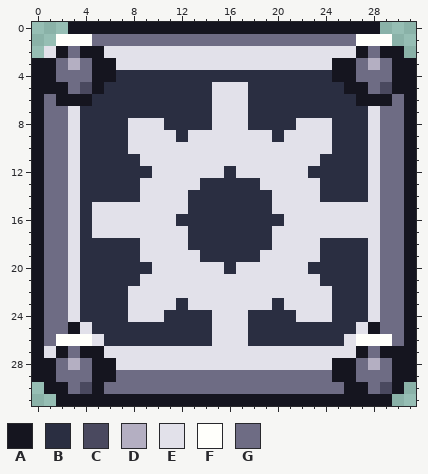
Pixel-art file: ArtSource/MenuUI/native/GearHover.aseprite. Above, as it was before the edit.
32x32 pixels, 1 frame. Colours within 5 levels of each other are drawn and written as one.
Palette (. is transparent): A #15151f  B #2a2e41  C #4a495f  D #b4afc2  E #e2e1ea  F #fffffb  G #6e6c84
Pixels before, first column x 0:
 0 ...AAAAAAAAAAAAAAAAAAAAAAAAAA...
 1 ..FFFGGGGGGGGGGGGGGGGGGGGGGFFF..
 2 .EAGAAEEEEEEEEEEEEEEEEEEEEEAGAA.
 3 AAGDGAAEEEEEEEEEEEEEEEEEEAAGDGAA
 4 AAGGGAABBBBBBBBBBBBBBBBBBAAGGGAA
 5 AAAGCABBBBBBBBBEEEBBBBBBBBAAGCAA
 6 AGAAABBBBBBBBBBEEEBBBBBBBBBAAAGA
 7 AGGEBBBBBBBBBBBEEEBBBBBBBBBBEGGA
 8 AGGEBBBBEEEBBBBEEEBBBBEEEBBBEGGA
 9 AGGEBBBBEEEEBEEEEEEEBEEEEBBBEGGA
10 AGGEBBBBEEEEEEEEEEEEEEEEEBBBEGGA
11 AGGEBBBBBEEEEEEEEEEEEEEEBBBBEGGA
12 AGGEBBBBBBEEEEEEBEEEEEEBBBBBEGGA
13 AGGEBBBBBEEEEEBBBBBEEEEEBBBBEGGA
14 AGGEBBBBBEEEEBBBBBBBEEEEBBBBEGGA
15 AGGEBEEEEEEEEBBBBBBBEEEEEEEEEGGA
16 AGGEBEEEEEEEBBBBBBBBBEEEEEEEEGGA
17 AGGEBEEEEEEEEBBBBBBBEEEEEEEEEGGA
18 AGGEBBBBBEEEEBBBBBBBEEEEBBBBEGGA
19 AGGEBBBBBEEEEEBBBBBEEEEEBBBBEGGA
20 AGGEBBBBBBEEEEEEBEEEEEEBBBBBEGGA
21 AGGEBBBBBEEEEEEEEEEEEEEEBBBBEGGA
22 AGGEBBBBEEEEEEEEEEEEEEEEEBBBEGGA
23 AGGEBBBBEEEEBEEEEEEEBEEEEBBBEGGA
24 AGGEBBBBEEEBBBBEEEBBBBEEEBBBEGGA
25 AGGAEBBBBBBBBBBEEEBBBBBBBBBEAGGA
26 AGFFFEBBBBBBBBBEEEBBBBBBBBEFFFGA
27 AEAGAAEEEEEEEEEEEEEEEEEEEEEAGAAA
28 AAGDGAAEEEEEEEEEEEEEEEEEEAAGDGAA
29 AAGGGAAGGGGGGGGGGGGGGGGGGAAGGGAA
30 .AAGCAGGGGGGGGGGGGGGGGGGGGAAGCA.
31 ..AAAAAAAAAAAAAAAAAAAAAAAAAAAA..
After the commit:
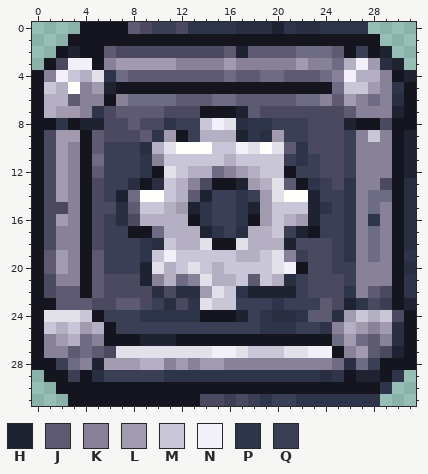
Colours new in this view: H #1e2231  J #5d5a71  K #898198  L #a29baf  M #c9c7d7  N #f2f0f8  P #2e344a  Q #3a3f55
Change:
Changed rows in their new state; - is an unchanged pixel.
first column x 0:
 0 ---.----JCQQCPPPPBBBHPBBPPPP.---
 1 --.AAAAAAAAAAAAAAAAAAAAAAAAAA.--
 2 -.-H--JCCCCCCCCCJHJJJJGGGJAQAH.-
 3 .-CNN-KLLLLLKKKKLKKKKKLKKGDNLBH.
 4 -KNMDEPGJJJJJJJJGJJGGJJJGKNDDK-H
 5 -MDFKLHAAAAAAAAAAAAAAAAAAGMMLKP-
 6 -DDJKKAKGGGGJJJGGJJJJJGGKJLKGKB-
 7 -DLLKPCJJJJCCCAAAHJCCCCCCCJKKKH-
 8 -APAHHCCJCCPQQMN-BPPQQQCCCHAACA-
 9 -CLLAJCCCJPLAQDDDHPBLQQCCCQKMKAH
10 -CLKAJQQQBD-FFFMMN-F-JPCCCQKKKAH
11 -CLKAGQQQPKMMMMMDMMMMQPQCCQKKKAH
12 -CLKAJQQQPA-MDDGKLDMMAQQCCQKKKAH
13 -CLKACQQ-ABMDKCAAHLD-JAPQCPKKCAB
14 -CLKACQHGFFMDJHQQPQL-FFHQQPKG-AB
15 -CCKACCBJMMDLHPQQPHLMMMHPQPKGKAB
16 -CLKACQBCDDDDAPQQPALMDLHQQPKPKAB
17 -CKKACQQAAGDDDHPQ-DDMQHAQQPKGKAB
18 -CKKACQQQPBMDDEAAEDDDHCCCQPKGKAB
19 -JLKAJQQQPMNMMMMMDDM-KQCCQPKGKAP
20 -JLKAJQQQH-DM-MDMMMM-NACCQQKKKAB
21 -CKKAJCCCHKDGK-DDMJMDBQCCCQKKKAP
22 -CJJAJCCCCBCBBL-MPHHHHQCCCPKJCAP
23 -AJJJCCJJCQBCP-MMQQQPQQQJCHPCQAH
24 -EE-MAQQQPPPPPAAAHQP--PJJ-LMDMC-
25 -MDMLDAQQQQQQQQQQQQPPPQQPKDLKLB-
26 -KLDGKAAAHHHAAAAAAAAAAAAAGLGJKB-
27 -KKJGJC--------NN-MMM--NNAKLJCH-
28 --QGKHLLLDDKLKLLKKKKKKKKKGB-QA--
29 .-AQABQQQQQPPPPPPPPPPPPPBP-HHAP.
30 -.-AA-AAAAAAAAAAAAAAAAAAAA--AP.-
31 --.-----------CCQCQPQQPPPPPPP.--
Pixel boxes of the changes (left, top, right, bottom) in both pictures:
changed: (32, 22, 416, 406)
